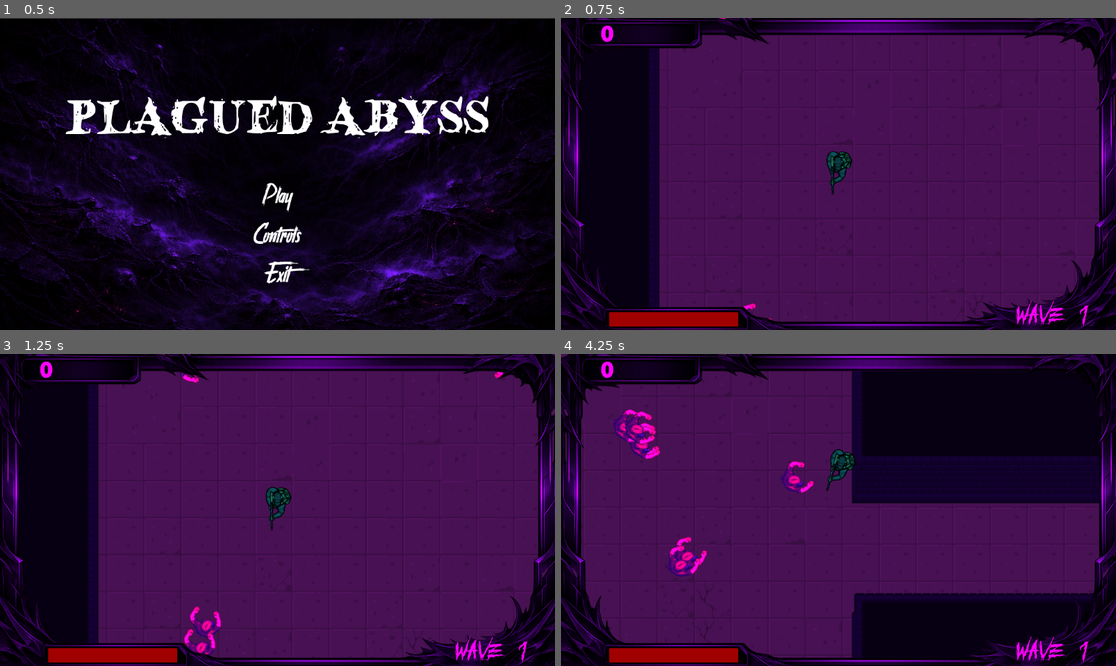
Above: before the commit, frames 1-4 (two rows, left to right).
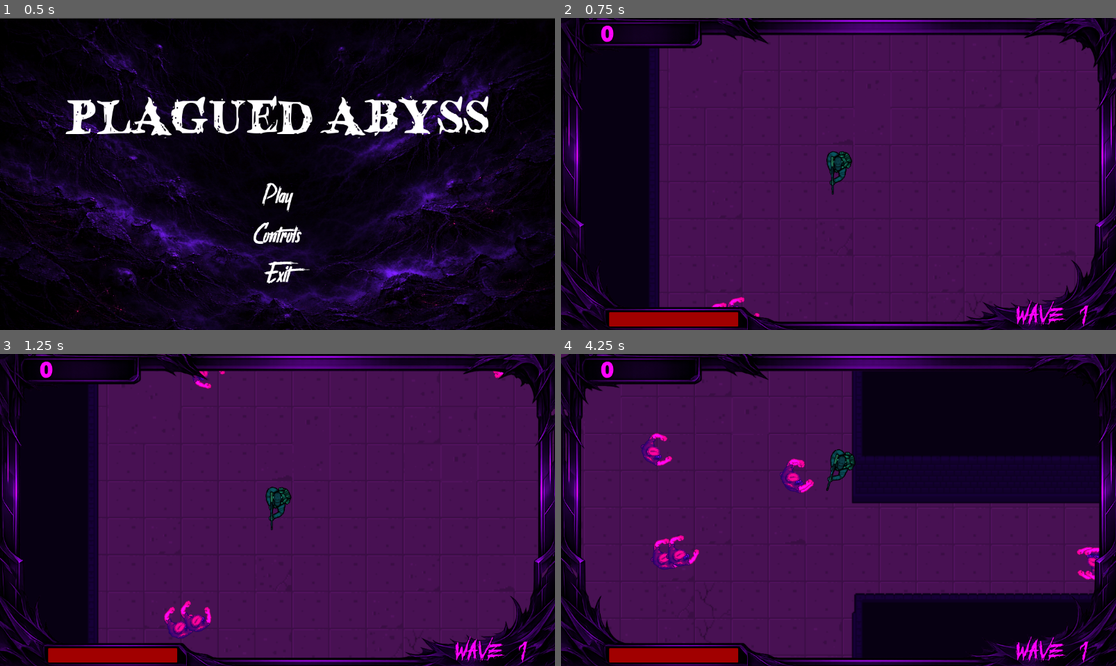
Above: after the commit, the same moments.

Repository: ayaanyousaf/plagued-abyss
Game: Godot game, scene res://scenes/Main.tscn
Same seed, same stepped clock (60 frames per second), same inputs: the game is played once before the commit and once after it. Sound files missing from this copy of the repository are replaced by a short silence.
Inputs (mouse positions are in pixels of both pictures, inside the frame that each line leads up to):
- Up to frame 1 (0.5 s): no input
- Up to frame 2 (0.75 s): click "Play" at 0.5 s
- Up to frame 3 (1.25 s): no input
- Up to frame 4 (4.25 s): tap Enter (continue) at 1.25, 3.6 s; move the mouse to (960, 494) at 1.27 s; hold D (move_right) 1.28-2.03 s; hold Enter (continue) 1.28-2.03 s; move the mouse to (727, 525) at 2.02 s; hold S (move_down) 2.03-2.78 s; tap F (interact) at 2.1 s; move the mouse to (894, 441) at 2.77 s; press the mouse at (894, 441) at 2.78 s; hold D (move_right) 2.78-3.53 s; move the mouse to (810, 572) at 3.52 s; release the mouse at (810, 572) at 3.53 s; hold W (move_up) from 3.53 s (still down)

Frame 1 is identical in both runs. In frame 2, 0.1% of the frame differs, in the area x 27-39%, y 0-97%; in frame 3, 1.0%; in frame 4, 2.0%, in the area x 9-99%, y 17-73%.

Commit message:
fix invalid spawn points bug and add wave transition SFX

Diff:
--- a/scenes/World.tscn
+++ b/scenes/World.tscn
@@ -9,6 +9,7 @@
 [ext_resource type="PackedScene" uid="uid://b25eqd1hsmbac" path="res://scenes/UpgradePortal.tscn" id="7_0uv0p"]
 [ext_resource type="AudioStream" uid="uid://bo7xt6g2l4ck" path="res://assets/SFX/Zombie.mp3" id="8_b3faq"]
 [ext_resource type="PackedScene" uid="uid://bn2dg0gbn0h7v" path="res://scenes/BuyableDoor.tscn" id="9_ygioq"]
+[ext_resource type="AudioStream" uid="uid://bjogdw4qldh4s" path="res://assets/SFX/WaveTransition.mp3" id="10_pdh0q"]
 
 [sub_resource type="RectangleShape2D" id="RectangleShape2D_ygioq"]
 size = Vector2(31, 138)
@@ -47,11 +48,13 @@
 
 [node name="Door1" parent="." instance=ExtResource("9_ygioq")]
 position = Vector2(705, 335)
+room_to_unlock = "room_1"
 metadata/_edit_lock_ = true
 
 [node name="Door2" parent="." instance=ExtResource("9_ygioq")]
 position = Vector2(1156, 451)
 cost = 5000
+room_to_unlock = "room_3"
 metadata/_edit_lock_ = true
 
 [node name="ClosedSprite" parent="Door2" index="0"]
@@ -77,6 +80,7 @@
 [node name="Door3" parent="." instance=ExtResource("9_ygioq")]
 position = Vector2(-605, -171)
 cost = 3000
+room_to_unlock = "room_2"
 
 [node name="ClosedSprite" parent="Door3" index="0"]
 position = Vector2(-8.481946, 8.897258)
@@ -193,19 +197,19 @@
 position = Vector2(806, -193)
 
 [node name="Spawn17" type="Marker2D" parent="SpawnPoints" groups=["room_1"]]
-position = Vector2(220, -123)
+position = Vector2(145, -148)
 
 [node name="Spawn18" type="Marker2D" parent="SpawnPoints" groups=["room_1"]]
-position = Vector2(295, -340)
+position = Vector2(282, -435)
 
 [node name="Spawn19" type="Marker2D" parent="SpawnPoints" groups=["room_1"]]
-position = Vector2(85, -453)
+position = Vector2(85, -454)
 
 [node name="Spawn20" type="Marker2D" parent="SpawnPoints" groups=["room_1"]]
-position = Vector2(-127, -448)
+position = Vector2(-126, -464)
 
 [node name="Spawn21" type="Marker2D" parent="SpawnPoints" groups=["room_1"]]
-position = Vector2(-121, -240)
+position = Vector2(-126, -222)
 
 [node name="Spawn22" type="Marker2D" parent="SpawnPoints" groups=["room_2"]]
 position = Vector2(-719, -198)
@@ -215,6 +219,9 @@
 
 [node name="Spawn24" type="Marker2D" parent="SpawnPoints" groups=["room_2"]]
 position = Vector2(-419, 568)
+
+[node name="Spawn25" type="Marker2D" parent="SpawnPoints" groups=["room_1"]]
+position = Vector2(289, -270)
 
 [node name="Enemies" type="Node2D" parent="."]
 
@@ -233,6 +240,10 @@
 volume_db = -10.0
 parameters/looping = true
 
+[node name="WaveTransition" type="AudioStreamPlayer2D" parent="."]
+stream = ExtResource("10_pdh0q")
+volume_db = -20.0
+
 [connection signal="died" from="Player" to="." method="_on_player_died"]
 
 [editable path="Door2"]
--- a/scripts/wave_spawner.gd
+++ b/scripts/wave_spawner.gd
@@ -56,11 +56,11 @@
 
 		var distance = point.global_position.distance_to(player.global_position)
 
-		if distance > 150 and distance < 500:
+		if distance > 150 and distance < 700:
 			possible_spawn_points.append(point)
 
 	if possible_spawn_points.is_empty():
-		return Vector2.ZERO
+		return spawn_points.get_children().pick_random().global_position
 
 	var chosen_spawn = possible_spawn_points[randi() % possible_spawn_points.size()]
 	var offset = Vector2(randf_range(-20, 20), randf_range(-20, 20))
--- a/scripts/world.gd
+++ b/scripts/world.gd
@@ -10,6 +10,7 @@
 @onready var wave_spawner = $WaveSpawner
 
 @onready var zombie_SFX: AudioStreamPlayer2D = $ZombieSFX
+@onready var wave_transition: AudioStreamPlayer2D = $WaveTransition
 
 var current_wave = 1 # Initialize wave
 var waiting_for_next_wave = false
@@ -50,7 +51,12 @@
 
 # Starts the next wave and updates wave counter
 func start_next_wave():
+	# Play wave transition sound
+	if not wave_transition.playing:
+		wave_transition.play()
+
 	await get_tree().create_timer(10.0).timeout # delay before next wave starts
+
 	current_wave += 1
 	waiting_for_next_wave = false
 	start_wave()
Not shown, added: assets/SFX/WaveTransition.mp3.import
Not shown: 1 places in scenes/World.tscn that only renumber resources
Not shown, added: assets/SFX/WaveTransition.mp3
